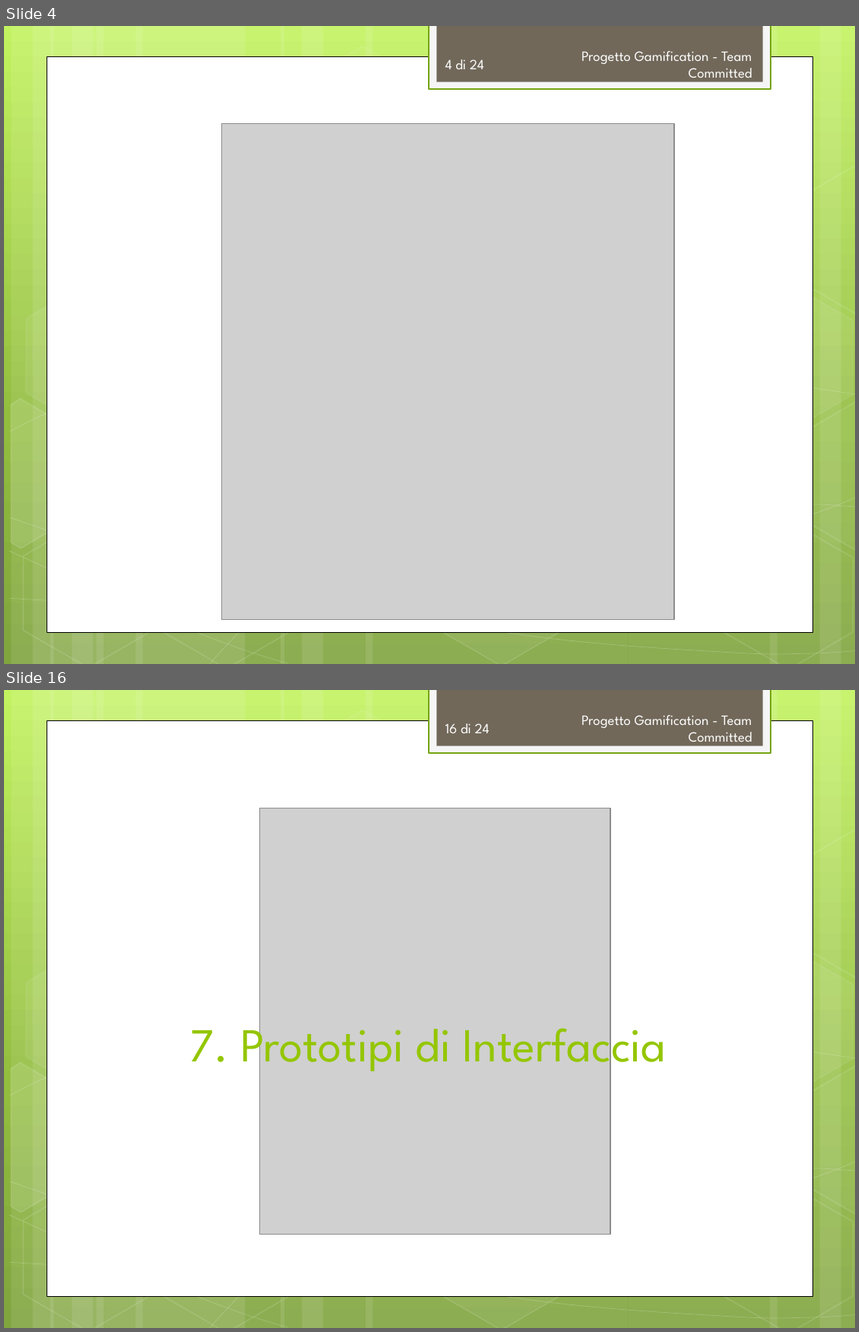
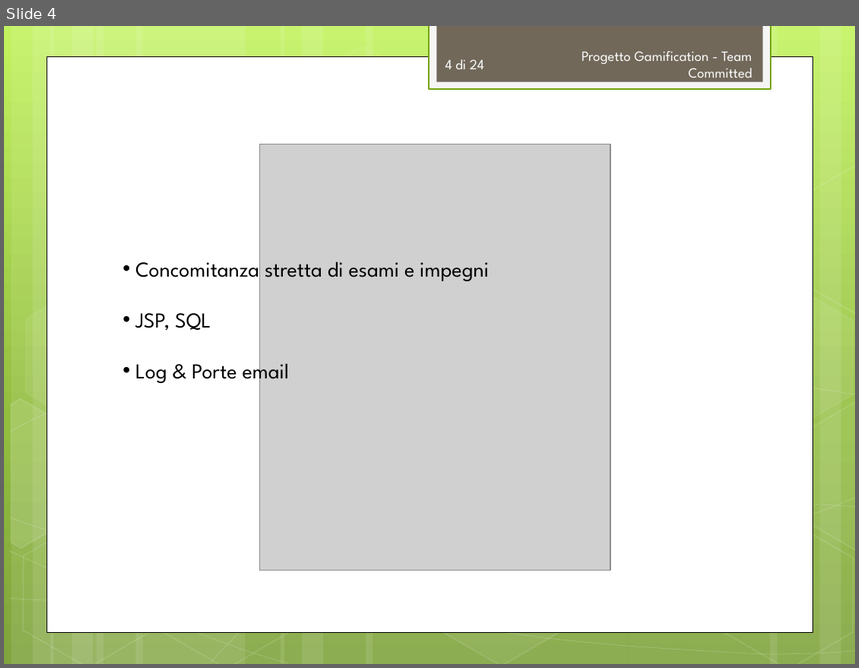
Before and after one commit to TeamCommitted/Team-Committed---Documenti, a slide deck: RQ/Esterni/presentazione/RP-Presentazione.pptx. Shown one above the other, each under a label of ours: slides 4 and 16 before the commit, slide 4 after it; the slides between them are not shown. The pictures are 859x1332 and 859x668 pixels, drawn with LibreOffice and Linux fonts; fonts in the diff are those of the drawing; grey boxes stand for pictures. Boxes give left, top, right and bottom in pixels: in the first picture for what was removed or moved away, otherwise in the second. Text is boxed around its words. In the diff, an @@ line names an element or a change of style, - is before the commit and + after.

```diff
--- a/RQ/Esterni/presentazione/RP-Presentazione.pptx
+++ b/RQ/Esterni/presentazione/RP-Presentazione.pptx
@@ slide 16 removed at (x1=4, y1=690, x2=855, y2=1328), background gradient #C3F35F to #93BF3F to #81A53E; not listed: 31 template elements that a slide beside it also shows @@
@@ page number removed at (x1=446, y1=723, x2=490, y2=733) @@
-16 di 24
@@ text removed at (x1=582, y1=715, x2=753, y2=747) @@
-Progetto Gamification - Team Committed
@@ picture removed at (x1=260, y1=809, x2=611, y2=1235) @@
@@ title removed at (x1=189, y1=1014, x2=667, y2=1075) @@
-7. Prototipi di Interfaccia
@@ slide 4 changed as well @@
@@ picture resized from (x1=222, y1=124, x2=675, y2=620) to (x1=260, y1=145, x2=611, y2=571) @@
@@ text added at (x1=135, y1=262, x2=489, y2=385), 18 pt, text #000000 @@
+• Concomitanza stretta di esami e impegni
+• JSP, SQL
+• Log & Porte email
```
Also in this commit, not shown: 3 other slides changed, 19 other slides removed, 4 other files.
